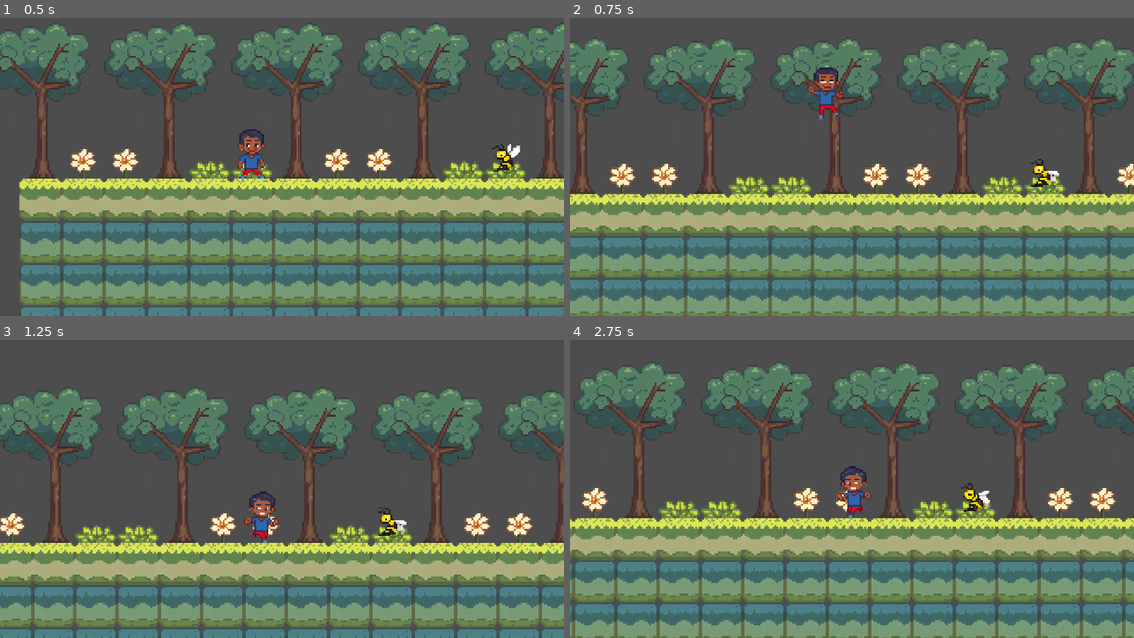
Above: before the commit, frames 1-4 (two rows, left to right).
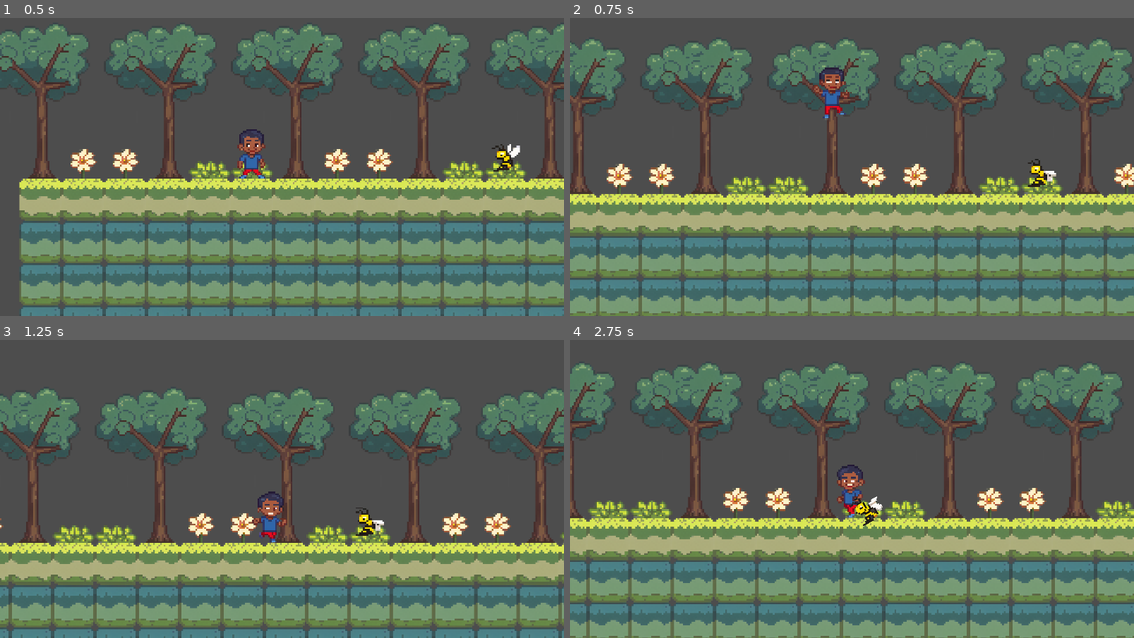
Above: after the commit, the same moments.

Repository: codenergy-dev/maricagamesjam2025_codenergy
Game: Godot game, scene res://scenes/game.tscn
Two runs of this game, one before a commit and one after it. Both use one fixed random seed, a clock stepped at 60 frames per second and the inputs below. The engine's default icon, where the game draws it, is replaced by a stand-in: a white triangle on a blue panel in a dark square.
Inputs:
- Up to frame 1 (0.5 s): no input
- Up to frame 2 (0.75 s): tap Enter (ui_accept) at 0.5 s; hold Right (ui_right) from 0.53 s (still down)
- Up to frame 3 (1.25 s): keep holding Right (ui_right); tap Enter (ui_accept) at 0.77 s
- Up to frame 4 (2.75 s): tap Enter (ui_accept) at 1.52 s; release Right (ui_right) at 2.03 s; hold Left (ui_left) from 2.03 s (still down)

Frame 1 is identical in both runs. In frame 2, 19% of the frame differs, in the area x 0-100%, y 7-100%; in frame 3, 27%; in frame 4, 31%.

Commit message:
Increase player speed

Diff:
--- a/godot/scripts/player.gd
+++ b/godot/scripts/player.gd
@@ -7,7 +7,7 @@
 @onready var flash = $Flash
 
 @export var lives = 3
-@export var speed = 800.0
+@export var speed = 1000.0
 @export var jump_height: float = 400.0 # Altura do pulo em pixels
 @export var time_to_peak: float = 0.4   # Tempo para atingir o pico do pulo em segundos
 @export var time_to_fall: float = 0.3   # Tempo para cair do pico (menor para cair mais rápido)
